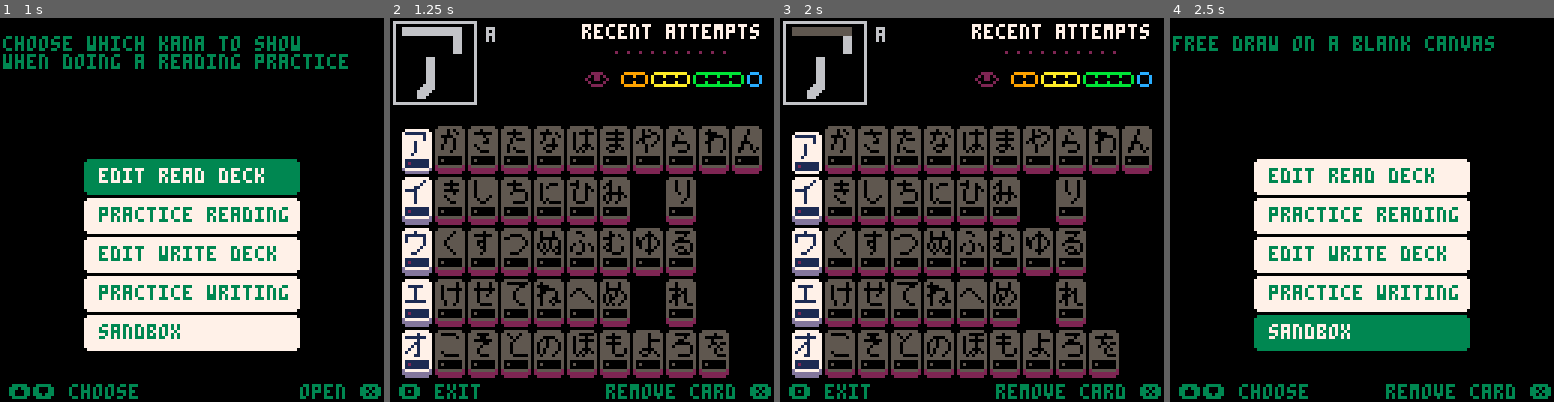
Above: before the commit, frames 1-4 (left to right).
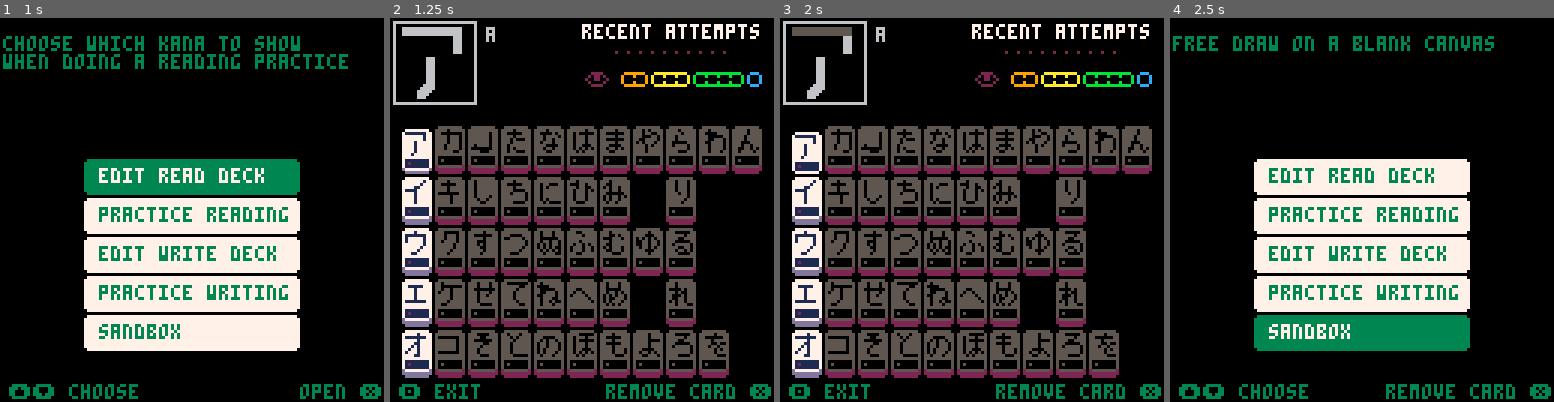
Above: after the commit, the same moments.

Repository: SestrenExsis/KanaPractice
Game: PICO-8 cartridge katakana.p8
Same seed, same stepped clock (60 frames per second), same inputs: the game is played once before the commit and once after it.
Inputs (mouse positions are in pixels of both pictures, inside the frame that each line leads up to):
- Up to frame 1 (1 s): tap X (X key) at 0.33 s; click (280, 121) at 0.67 s; tap O (Z key) at 0.7 s
- Up to frame 2 (1.25 s): tap X (X key) at 1.07 s; click (436, 267) at 1.22 s
- Up to frame 3 (2 s): hold Right from 1.6 s (still down); tap O (Z key) at 1.7 s; click (887, 114) at 1.77 s; tap X (X key) at 1.85 s
- Up to frame 4 (2.5 s): release Right at 2.1 s; tap O (Z key) at 2.1 s; hold Up 2.15-2.42 s; click (1342, 259) at 2.32 s; hold Right from 2.47 s (still down)

Frame 1 is identical in both runs. In frame 2, 0.9% of the frame differs, in the area x 12-27%, y 28-89%; in frame 3, 0.9%; in frame 4, nothing differs.

Commit message:
Replace KA/KI/KU/KE/KO

Diff:
--- a/katakana.p8
+++ b/katakana.p8
@@ -255,10 +255,10 @@
 e=kana("e",3,0,3,{9,10,11}),
 o=kana("o",4,0,4,{12,13,14,15}),
 ka=kana("ka",5,1,0,{16,17,18}),
-ki=kana("ki",6,1,1,{19,20,21,22}),
-ku=kana("ku",7,1,2,{23}),
-ke=kana("ke",8,1,3,{24,25,26}),
-ko=kana("ko",9,1,4,{27,28}),
+ki=kana("ki",6,1,1,{19,20,21}),
+ku=kana("ku",7,1,2,{22,23,24}),
+ke=kana("ke",8,1,3,{25,26,27}),
+ko=kana("ko",9,1,4,{28,29,30}),
 sa=kana("sa",10,2,0,{29,30,31}),
 shi=kana("shi",11,2,1,{32}),
 su=kana("su",12,2,2,{33,34,35}),
@@ -1546,14 +1546,14 @@
 0001000000010000000e000000010000000e000000000100000001000000010000000e0000010000000e000000010000010010000100e000010010000e001000
 0001000000010000000e000000010000000e00000000100000001000000010000000e00011111110111e11107eeeeee0100010001000e00010001000e0001000
 001000000010000000e0000000010000000e000000110000001100000011000000ee0000000000000000000000000000000110000001e000000e700000011000
-000101000007010000010700000010000000100000007000000010000000070000000010000000100000007007eeee0001111100000100000007000000010000
-00010010000e0010000100e0007eeee0001111100011e110001111100000e0000700001001000010010000e0000000e00000001007eeeee0011e111001111110
-07eee00001e110000111100000001000000010000000e00000001000000e00000e0111110107eeee010111e10000000000000000000010000000e00000001000
-00100e0000e001000010010000111110007eeee00011e1100011111000e000000e00001001000010010000e000000000000000000000010000000e0000000100
-00100e0000e0010000100100000001000000010000000e000000010000e000000e00001001000010010000e00000000000000000000011000000ee0000001100
-01000e000e0001000100010000100000001000000010000000700000000e00000e00001001000010010000e00000000000000000010000000100000007000000
-01000e000e00010001000100000100000001000000010000000e00000000e00000e0001000100010001000e00100000007000000001000000010000000e00000
-0000e00000001000000010000000110000001100000011000000ee0000000e0000e001000010010000100e000011111000eeeee00001110000011100000eee00
+00010000000100000007000000010000000100000007000000711110007eeee00011117007000000010000000100000000000000000000000000000000010000
+07eeeeee01111117011e111107eeee0001111100011e110000e0001000100010001000e00e11111107eeeeee011171117eeeeee0111111701111111001111110
+000100010001000e000e00010001000000010000000e000000e0001000100010001000e00e001000010010000100e00000000010000000e00000001000001000
+000100010001000e000e00010001000000010000000e00000e00001001000010010000e0e0001000100010001000e00000000010000000e00000001000000100
+000100010001000e000e0001111111107eeeeee01111e110000001000000010000000e0000001000000010000000e00000000010000000e00000001000001100
+001000010010000e00e0000100001000000010000000e000000001000000010000000e0000001000000010000000e00000000010000000e00000001007000000
+001000010010000e00e0000100001000000010000000e00000001000000010000000e0000001000000010000000e000011111110111111e07eeeeee000e00000
+0000011000000ee00000011000001000000010000000e0000001000000010000000e000001100000011000000ee00000000000000000000000000000000eee00
 07000000000010000000700000001000001000100010007000700010007eee000011170000111100001111000001000000070000000100000001000000010000
 0e00000007eeeee00111e1100111111000100010001000e000e0001000001000000ee000000110000001100007eeee00011e1100011111000111110007eeee00
 0e000000000010000000e0000000100007eeeeee011111e101e11111011111100ee1111007eeeee00111117000010000000e0000000100000001000000010000
